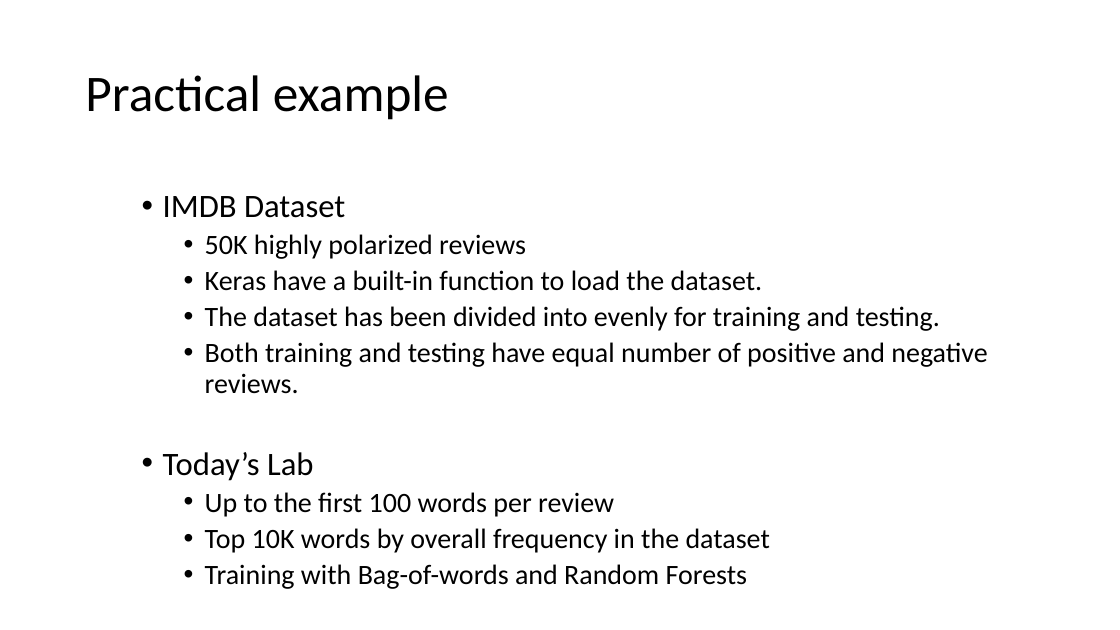
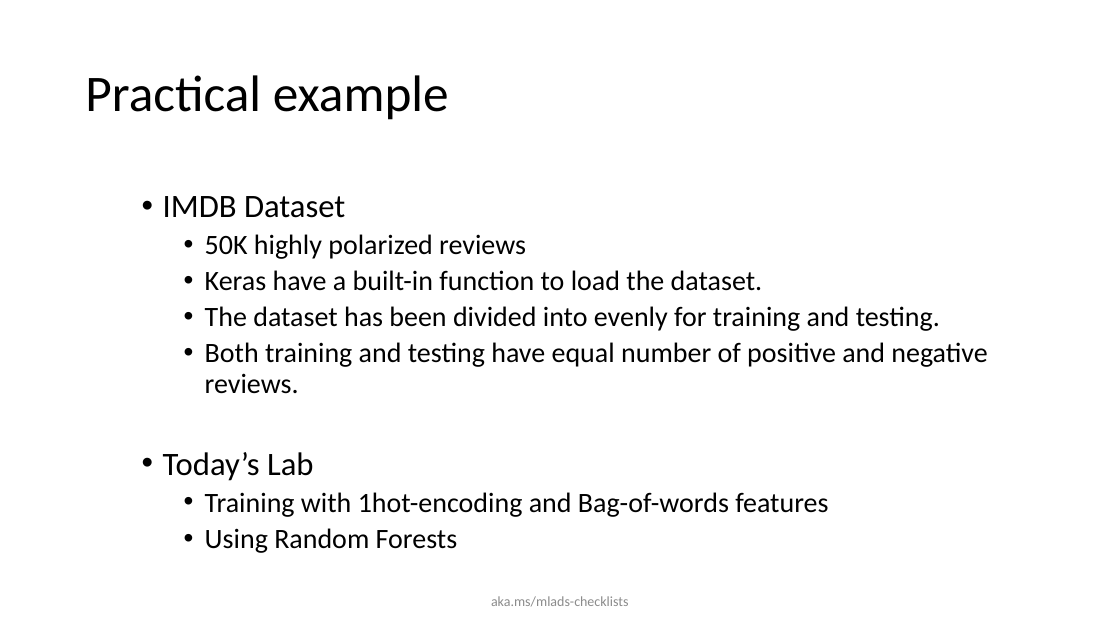
Before and after one commit to FarTaFar/MLADS19_DL4NLP, a slide deck: slide 12 of 41, Gururajan.pptx. Drawn at 1120x630 pixels with LibreOffice and Linux fonts; fonts in the diff are those of the drawing. Boxes give left, top, right and bottom in pixels: in the first picture for what was removed or moved away, otherwise in the second. Text is boxed around its words. In the diff, an @@ line names an element or a change of style, - is before the commit and + after.

```diff
--- a/41, Gururajan.pptx
+++ b/41, Gururajan.pptx
@@ text at bbox=[205, 492, 828, 553]: text changed @@
-  • Up to the first 100 words per review
-  • Top 10K words by overall frequency in the dataset
-  • Training with Bag-of-words and Random Forests
+  • Training with 1hot-encoding and Bag-of-words features
+  • Using Random Forests
@@ text added at bbox=[491, 596, 629, 606], 12 pt, text #8C8C8C @@
+aka.ms/mlads-checklists
```
Also in this commit, not shown: 25 other slides changed, 1 other file.
